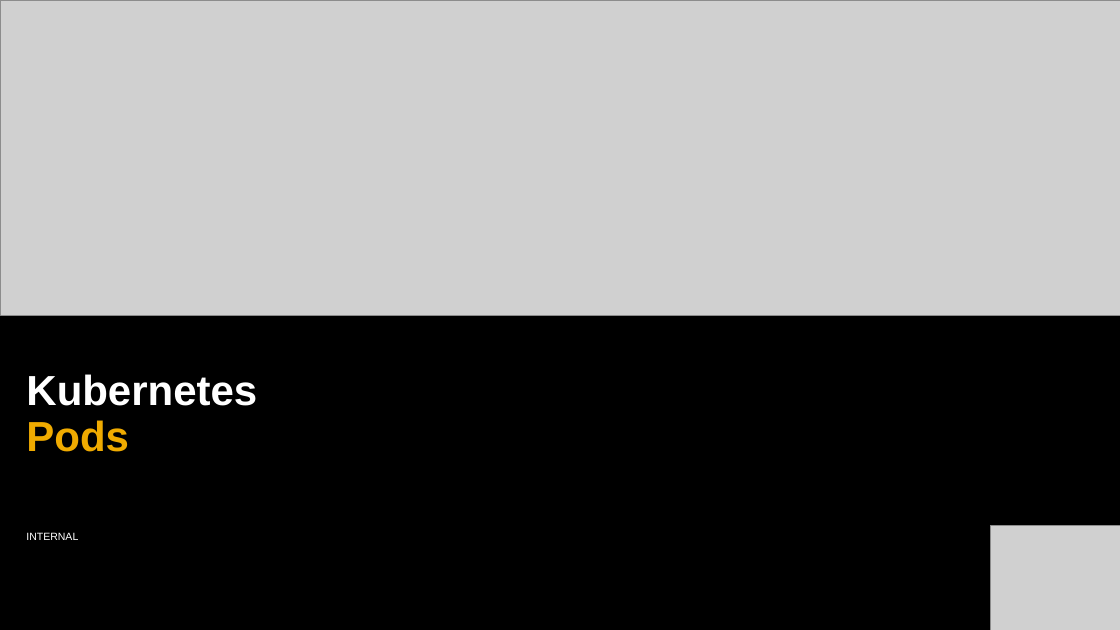
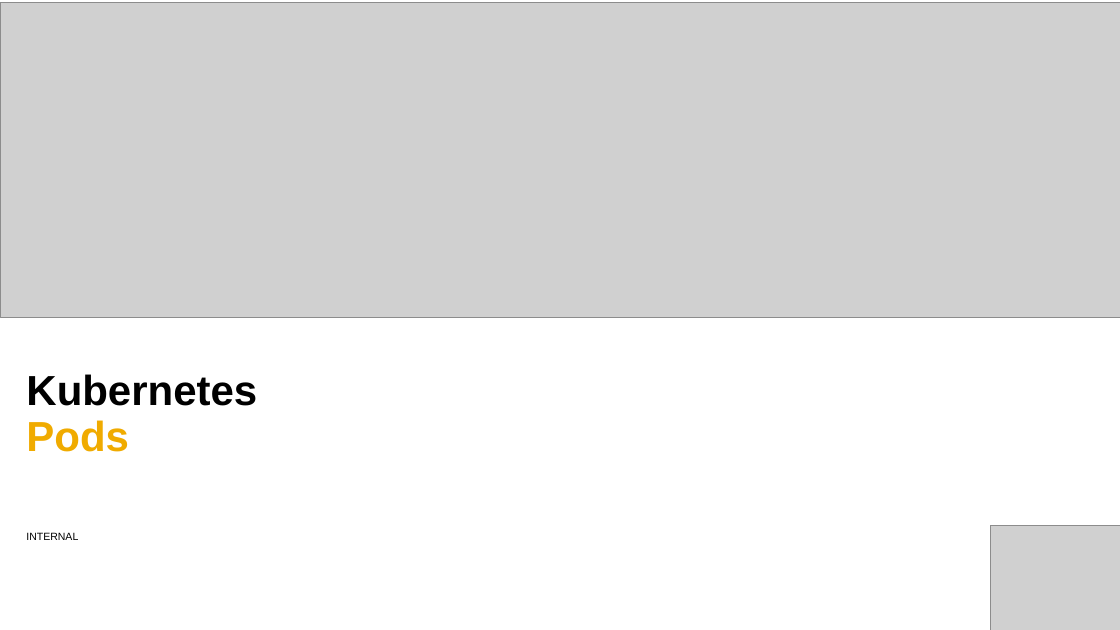
Before and after one commit to cuijiyao01/docker-k8s-training, a slide deck: slide 1 of kubernetes/02_pods.pptx. Drawn at 1120x630 pixels with LibreOffice and Linux fonts; fonts in the diff are those of the drawing; grey boxes stand for pictures; background and template pictures are left out. Boxes give left, top, right and bottom in pixels: in the first picture for what was removed or moved away, otherwise in the second. Text is boxed around its words. In the diff, an @@ line names an element or a change of style, - is before the commit and + after.

Commit message:
switch to white background

```diff
--- a/kubernetes/02_pods.pptx
+++ b/kubernetes/02_pods.pptx
@@ background #000000 to #FFFFFF @@
@@ text "Kubernetes Pods" at (26,374,257,452): text colour #FFFFFF to #000000 in "Kubernetes" @@
@@ text "INTERNAL" at (26,532,78,540): text colour #FFFFFF to #000000 @@
```
Also in this commit, not shown: 12 other slides changed, 1 slide added, 1 slide removed.
